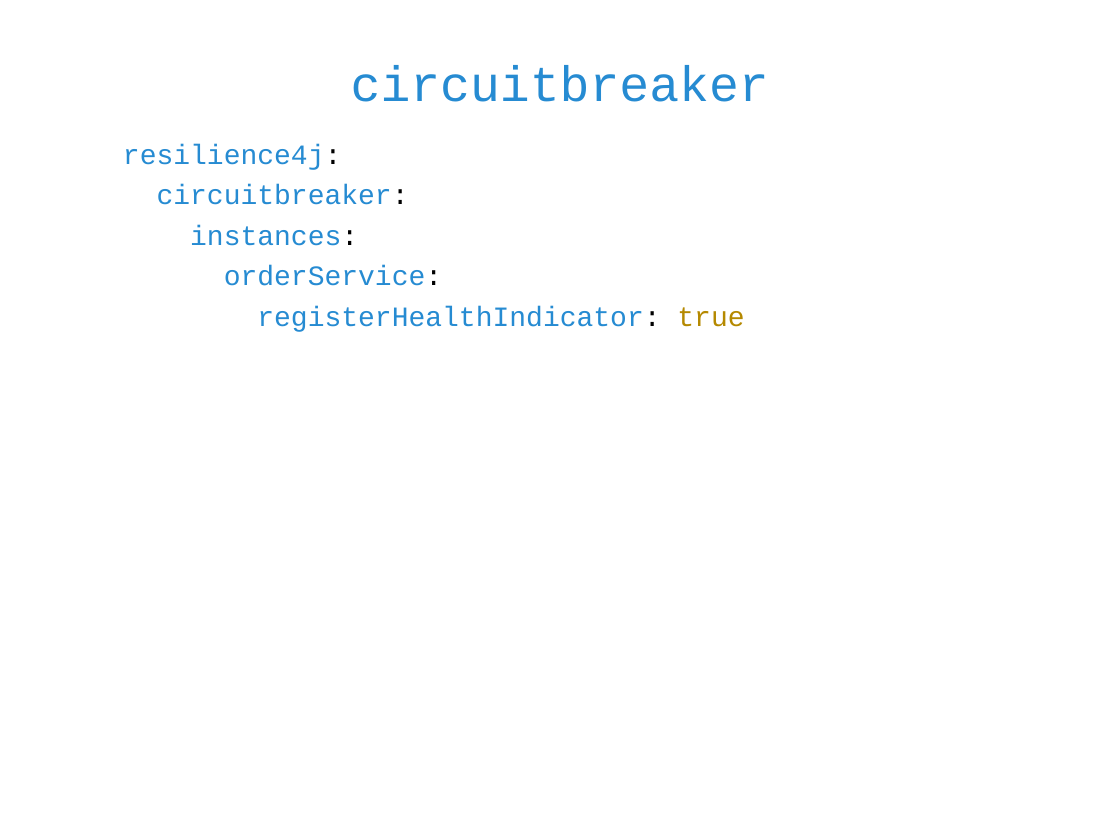
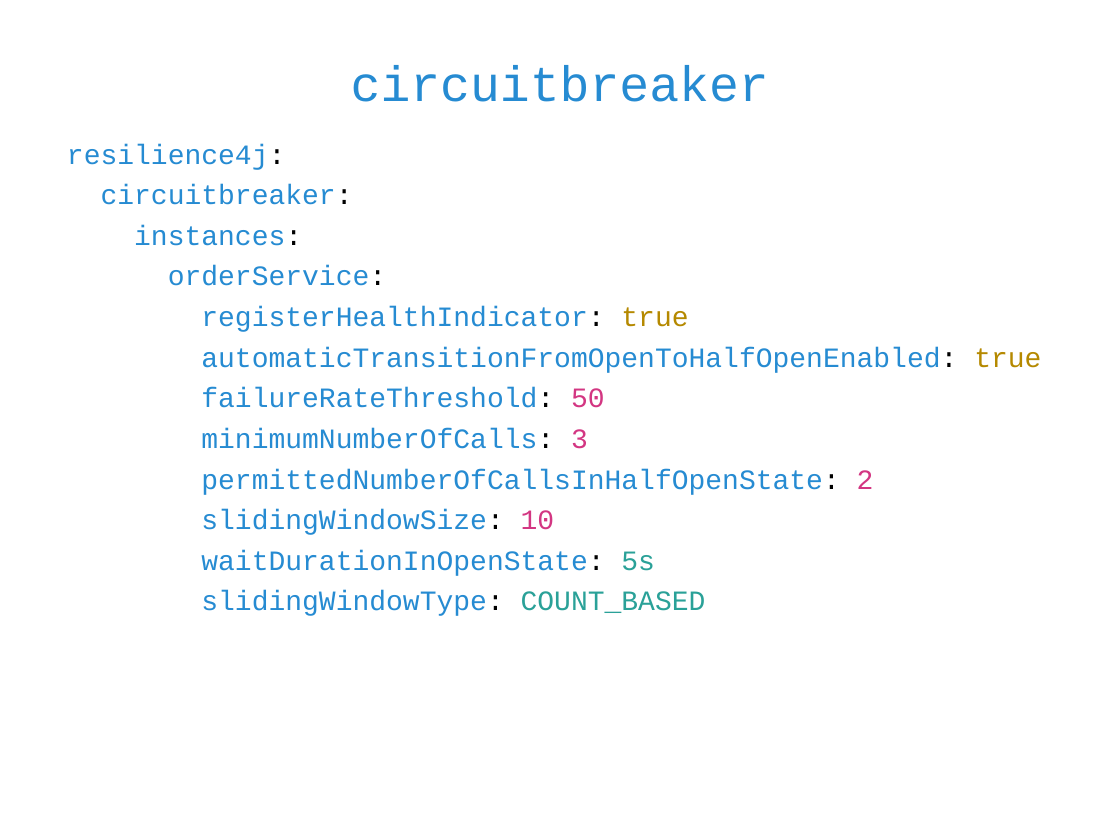
Before and after one commit to vatsank/spring_presentations, a slide deck: slide 80 of SpringMicroService_Module2_Ver02.ppt (slide 50 before the commit). Drawn at 1120x840 pixels with LibreOffice and Linux fonts; fonts in the diff are those of the drawing; background and template pictures are left out. Boxes give left, top, right and bottom in pixels: in the first picture for what was removed or moved away, otherwise in the second. Text is boxed around its words. In the diff, an @@ line names an element or a change of style, - is before the commit and + after.

```diff
--- a/SpringMicroService_Module2_Ver02.ppt
+++ b/SpringMicroService_Module2_Ver02.ppt
@@ text at box(67, 144, 688, 332): list level 2 to 1 in "resilience4j:"; list level 2 to 1 in "circuitbreaker:"; list level 2 to 1 in "instances:"; list level 2 to 1 in "orderService:"; list level 2 to 1 in "registerHealthIndicator: true" @@
@@ text at box(201, 347, 1041, 616): paragraphs added @@
+automaticTransitionFromOpenToHalfOpenEnabled: true
+failureRateThreshold: 50
+minimumNumberOfCalls: 3
+permittedNumberOfCallsInHalfOpenState: 2
+slidingWindowSize: 10
+waitDurationInOpenState: 5s
+slidingWindowType: COUNT_BASED
```
Also in this commit, not shown: 9 other slides changed, 31 slides added.
